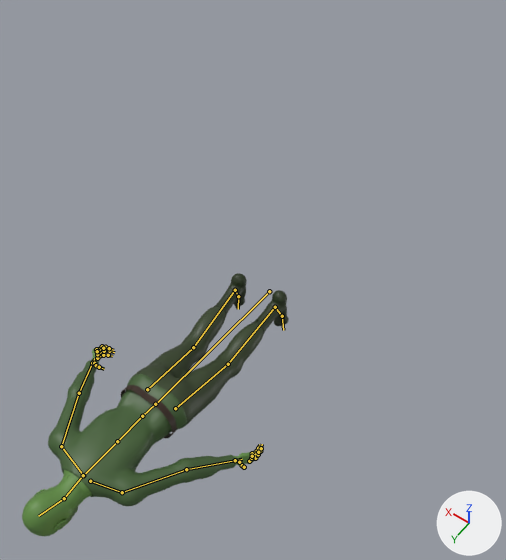
Two versions of the glTF model assets/models/creatures/goblin_archer.glb, one commit apart.
Camera for both pictures: a camera (50 mm lens) standing at (-0.99, 1.52, 2.45) and looking at (-0.01, 0.14, 0.29). The axes (+X, +Y, +Z) are drawn at lower right. The lights are the same throughout. The first picture is the older version. Both versions are drawn at frame 19 of the action 'death'; the numbers are the values there. The bones that bend it are drawn over the model as lines.

The first picture shows 'goblin_archer'.
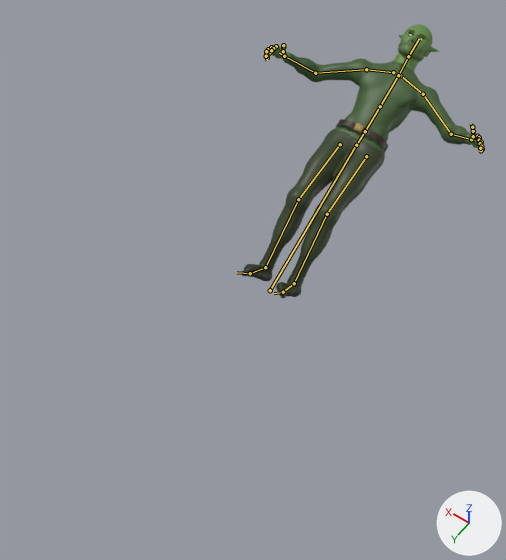
Where the change shows, as pixel boxes [x1, y1, x2, y2] in the pictures (506 x 560 px):
'goblin_archer', posed (9% narrower)
    before: [22, 273, 289, 536]
    after: [242, 25, 484, 298]
bone 'root', root to tip
    before: (269, 291) to (155, 404)
    after: (270, 290) to (356, 144)
bone 'spine', root to tip
    before: (142, 416) to (117, 441)
    after: (365, 131) to (380, 106)
bone 'chest', root to tip
    before: (117, 441) to (85, 474)
    after: (380, 106) to (397, 77)
bone 'upper_arm.L', root to tip
    before: (122, 492) to (186, 469)
    after: (423, 94) to (451, 134)
bone 'forearm.L', root to tip
    before: (186, 469) to (235, 460)
    after: (451, 134) to (471, 139)
bone 'upper_arm.R', root to tip
    before: (61, 446) to (79, 393)
    after: (366, 69) to (315, 73)
bone 'forearm.R', root to tip
    before: (79, 393) to (92, 363)
    after: (315, 73) to (284, 56)
bone 'head', root to tip
    before: (64, 498) to (38, 516)
    after: (408, 56) to (419, 39)
bone 'thigh.L', root to tip
    before: (175, 408) to (228, 364)
    after: (366, 156) to (327, 214)
bone 'shin.L', root to tip
    before: (228, 364) to (275, 307)
    after: (327, 214) to (294, 283)
bone 'thigh.R', root to tip
    before: (147, 389) to (193, 347)
    after: (340, 144) to (298, 199)
bone 'shin.R', root to tip
    before: (193, 347) to (235, 290)
    after: (298, 199) to (265, 267)

The edits, one by one:
Bone 'root' (bone_root) moves from (0.0, 0.053, 0.0) to (0.0, 0.06, 0.0).
Bone 'root' (bone_root) turns from (82, 0, 0) to (-62, 0, 0) degrees about its own x, y and z.
Bone 'spine' (bone_spine) turns from (4, 0, 0) to (2, 0, 0) degrees about its own x, y and z.
Bone 'chest' (bone_chest) turns from (0, 0, 0) to (0, 4, 0) degrees about its own x, y and z.
Bone 'upper_arm.L' (bone_upper_arm_l) turns from (3, -2, -10) to (4, -6, 19) degrees about its own x, y and z.
Bone 'forearm.L' (bone_forearm_l) turns from (12, 0, 0) to (45, 0, 0) degrees about its own x, y and z.
Bone 'upper_arm.R' (bone_upper_arm_r) turns from (3, 2, 10) to (4, 6, -19) degrees about its own x, y and z.
Bone 'forearm.R' (bone_forearm_r) turns from (12, 0, 0) to (45, 0, 0) degrees about its own x, y and z.
Bone 'head' (bone_head) turns from (0, 0, 15) to (-4, 0, 0) degrees about its own x, y and z.
Bone 'thigh.L' (bone_thigh_l) turns from (8, 0, 0) to (12, 0, 0) degrees about its own x, y and z.
Bone 'shin.L' (bone_shin_l) turns from (-17, 0, 0) to (-23, 0, 0) degrees about its own x, y and z.
Bone 'thigh.R' (bone_thigh_r) turns from (12, 1, -5) to (12, 0, 0) degrees about its own x, y and z.
Bone 'shin.R' (bone_shin_r) turns from (-21, 0, 0) to (-23, 0, 0) degrees about its own x, y and z.
